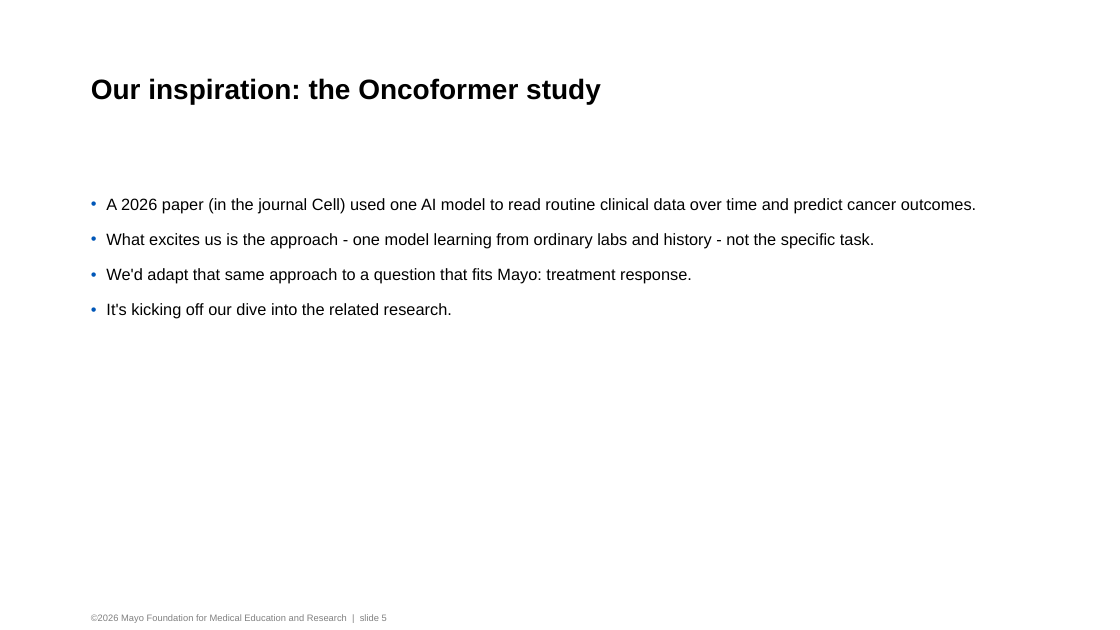
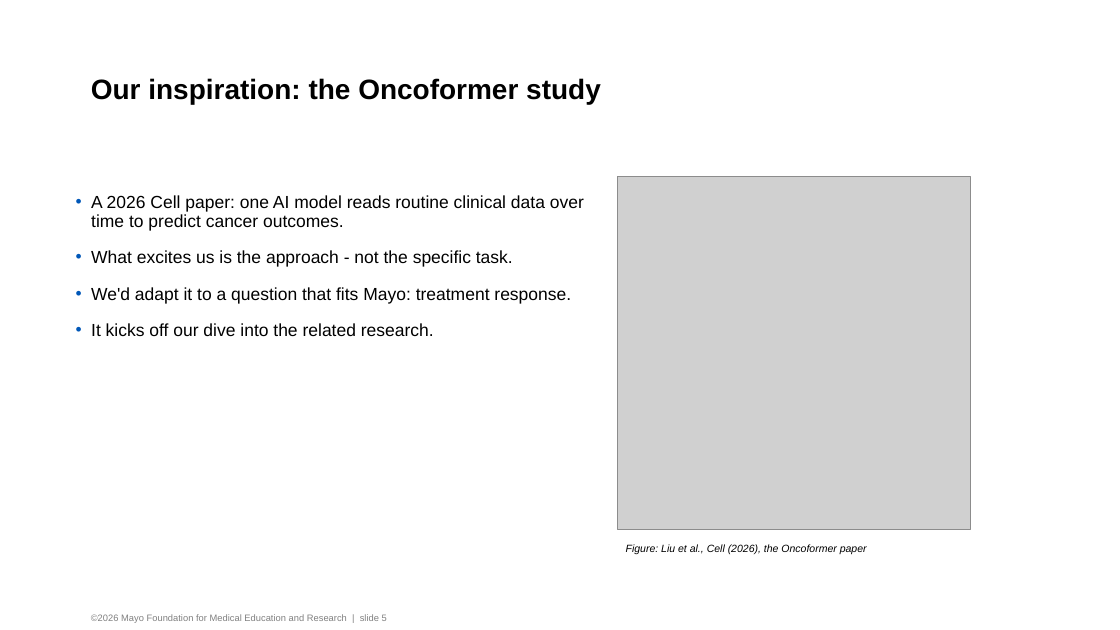
Before and after one commit to cal-healthier/mayonnaise, a slide deck: slide 5 of healthier_checkin_v2.pptx. Drawn at 1120x630 pixels with LibreOffice and Linux fonts; fonts in the diff are those of the drawing; grey boxes stand for pictures; background and template pictures are left out. Boxes give left, top, right and bottom in pixels: in the first picture for what was removed or moved away, otherwise in the second. Text is boxed around its words. In the diff, an @@ line names an element or a change of style, - is before the commit and + after.

Commit message:
Add Oncoformer figure to slide 5 with attribution

```diff
--- a/healthier_checkin_v2.pptx
+++ b/healthier_checkin_v2.pptx
@@ picture added at box(618, 176, 970, 529) @@
@@ text at box(91, 195, 584, 336): text changed; size 14 to 15 pt @@
-• A 2026 paper (in the journal Cell) used one AI model to read routine clinical data over time and predict cancer outcomes.
-• What excites us is the approach - one model learning from ordinary labs and history - not the specific task.
-• We'd adapt that same approach to a question that fits Mayo: treatment response.
-• It's kicking off our dive into the related research.
+• A 2026 Cell paper: one AI model reads routine clinical data over time to predict cancer outcomes.
+• What excites us is the approach - not the specific task.
+• We'd adapt it to a question that fits Mayo: treatment response.
+• It kicks off our dive into the related research.
@@ text added at box(626, 544, 867, 555), 9 pt, text #000000, italic @@
+Figure: Liu et al., Cell (2026), the Oncoformer paper
```
